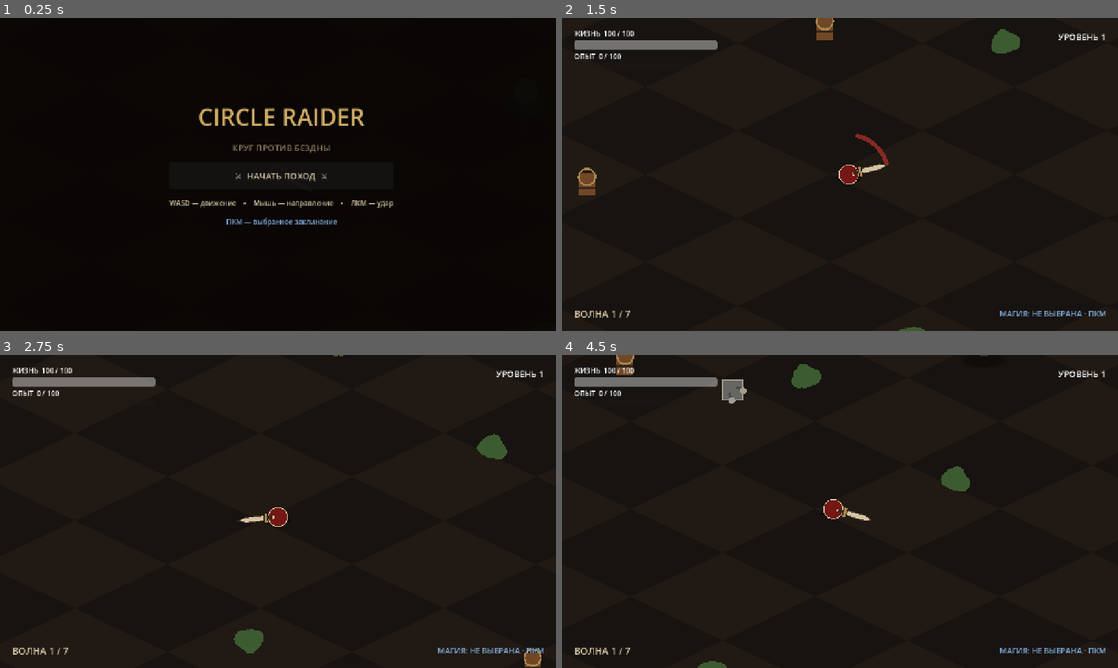
Above: before the commit, frames 1-4 (two rows, left to right).
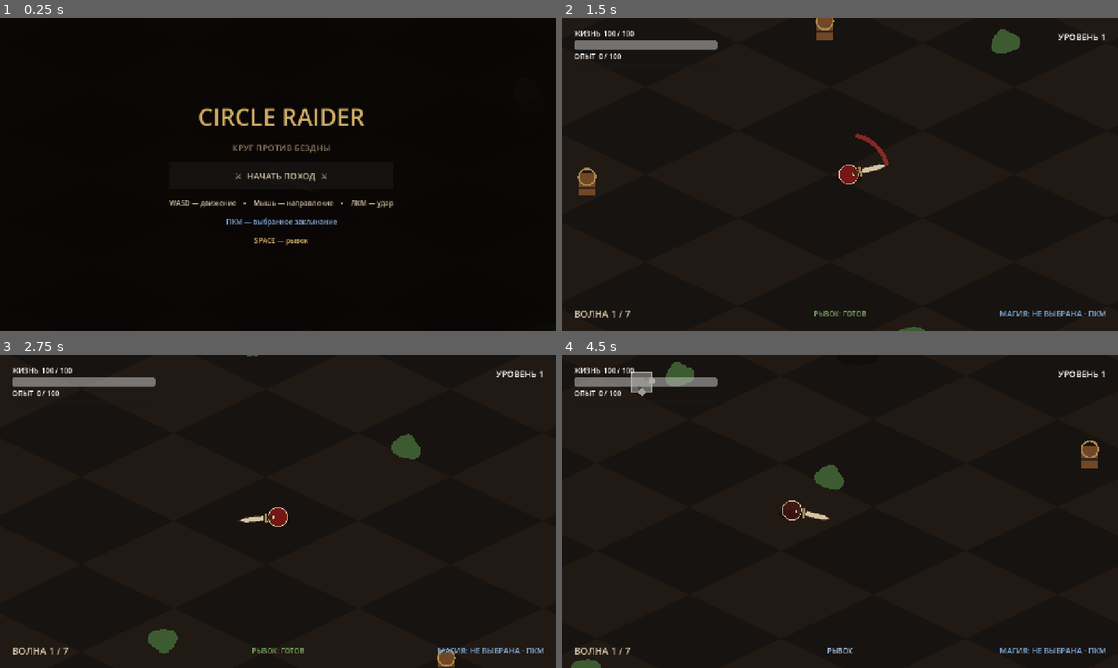
Above: after the commit, the same moments.

Repository: lollydragon666/testgame
Game: Godot game, scene res://scenes/main.tscn
Same seed, same stepped clock (60 frames per second), same inputs: the game is played once before the commit and once after it.
Inputs (mouse positions are in pixels of both pictures, inside the frame that each line leads up to):
- Up to frame 1 (0.25 s): no input
- Up to frame 2 (1.5 s): click "⚔ НАЧАТЬ ПОХОД ⚔" at 0.5 s; tap Enter at 1.25 s; move the mouse to (962, 158) at 1.27 s; hold D (move_right) from 1.28 s (still down); click (962, 158) at 1.35 s
- Up to frame 3 (2.75 s): tap Space (dash, bound only after the commit) at 1.55, 2.1 s; move the mouse to (166, 527) at 2.02 s; release D (move_right) at 2.03 s; hold S (move_down) from 2.03 s (still down); click (166, 527) at 2.3 s
- Up to frame 4 (4.5 s): move the mouse to (895, 442) at 2.77 s; release S (move_down) at 2.78 s; hold D (move_right) 2.78-3.53 s; click (895, 442) at 2.85 s; tap Space (dash, bound only after the commit) at 3.05, 4.35 s; move the mouse to (812, 574) at 3.52 s; hold W (move_up) 3.53-4.28 s; right-click (812, 574) at 3.6 s; click (812, 574) at 3.8 s; move the mouse to (1006, 558) at 4.27 s; hold A (move_left) from 4.28 s (still down)

The runs differ from the first frame. In frame 1, 0.1% of the frame differs, in the area x 45-56%, y 70-73%; in frame 2, 0.1%; in frame 3, 1.6%; in frame 4, 2.9%, in the area x 1-97%, y 0-100%.

Commit message:
feat: add player dash

Diff:
--- a/project.godot
+++ b/project.godot
@@ -54,6 +54,11 @@
 "events": [Object(InputEventMouseButton,"resource_local_to_scene":false,"resource_name":"","device":32,"window_id":0,"a …(253 unchanged characters)…
 ]
 }
+dash={
+"deadzone": 0.5,
+"events": [Object(InputEventKey,"resource_local_to_scene":false,"resource_name":"","device":16,"window_id":0,"alt_pressed":false,"shift_pressed":false,"ctrl_pressed":false,"meta_pressed":false,"pressed":false,"keycode":0,"physical_keycode":32,"key_label":0,"unicode":32,"location":0,"echo":false,"script":null)
+]
+}
 
 [layer_names]
 
--- a/scripts/main.gd
+++ b/scripts/main.gd
@@ -52,6 +52,7 @@
 	player.level_up_requested.connect(_on_level_up)
 	player.magic_cast_requested.connect(_spawn_player_magic)
 	player.magic_changed.connect(_on_magic_changed)
+	player.dash_status_changed.connect(_on_dash_status_changed)
 	player.died.connect(_on_player_died)
 	player.set_gameplay_active(false)
 
@@ -74,6 +75,7 @@
 	ui.set_experience(player.experience, player.experience_required, player.level)
 	ui.set_wave(1)
 	ui.set_magic(&"", 0)
+	ui.set_dash_status(0.0, PlayerHero.DASH_COOLDOWN, false)
 
 func _start_run() -> void:
 	get_tree().paused = false
@@ -301,6 +303,10 @@
 func _on_magic_changed(spell_kind: StringName, spell_level: int) -> void:
 	ui.set_magic(spell_kind, spell_level)
 
+func _on_dash_status_changed(cooldown_remaining: float, cooldown_duration: float, active: bool) -> void:
+	if ui != null:
+		ui.set_dash_status(cooldown_remaining, cooldown_duration, active)
+
 func _on_player_died() -> void:
 	_finish_run(false)
 
--- a/scripts/player/input_state.gd
+++ b/scripts/player/input_state.gd
@@ -7,6 +7,7 @@
 var aim_world := Vector2.RIGHT
 var attack_pressed := false
 var magic_pressed := false
+var dash_pressed := false
 
 func sample(player_screen_position: Vector2, mouse_screen_position: Vector2) -> void:
 	movement_screen = Input.get_vector("move_left", "move_right", "move_up", "move_down")
@@ -15,9 +16,11 @@
 		aim_world = IsoMath.world_direction_from_screen(mouse_delta)
 	attack_pressed = Input.is_action_just_pressed("attack")
 	magic_pressed = Input.is_action_just_pressed("cast_magic")
+	dash_pressed = Input.is_action_just_pressed("dash")
 
 func reset() -> void:
 	movement_screen = Vector2.ZERO
 	aim_world = Vector2.RIGHT
 	attack_pressed = false
 	magic_pressed = false
+	dash_pressed = false
--- a/scripts/player/player.gd
+++ b/scripts/player/player.gd
@@ -7,6 +7,13 @@
 signal level_up_requested(level: int)
 signal magic_cast_requested(spell_kind: StringName, origin: Vector2, direction: Vector2, damage: float, spell_level: int)
 signal magic_changed(spell_kind: StringName, spell_level: int)
+signal dash_status_changed(cooldown_remaining: float, cooldown_duration: float, active: bool)
+
+const DASH_DISTANCE := 165.0
+const DASH_COOLDOWN := 1.1
+const DASH_DURATION := 0.16
+const DASH_INVULNERABILITY := 0.18
+const DASH_COLLISION_STEP := 12.0
 
 ## Логическая позиция героя; Node2D.position содержит её изометрическую проекцию.
 var world_position := Vector2.ZERO
@@ -32,6 +39,11 @@
 var armor_damage_reduction := 0.0
 ## Локальный бонус радиуса магнита, не изменяющий общий WorldConfig.
 var magnet_range_bonus := 0.0
+var dash_cooldown_remaining := 0.0
+var dash_time_remaining := 0.0
+var dash_distance_remaining := 0.0
+var dash_direction := Vector2.RIGHT
+var is_dashing := false
 
 # Компоненты объявлены в player.tscn, а поведенческий скрипт только связывает их.
 @onready var movement: PlayerMovement = $Movement
@@ -71,25 +83,90 @@
 	attack.set_world_state(state)
 
 func set_gameplay_active(active: bool) -> void:
+	if not active:
+		_cancel_dash()
 	process_mode = Node.PROCESS_MODE_INHERIT if active else Node.PROCESS_MODE_DISABLED
 
 func _physics_process(delta: float) -> void:
 	if not is_alive or world_config == null:
 		return
 	invulnerability = maxf(0.0, invulnerability - delta)
+	dash_cooldown_remaining = maxf(0.0, dash_cooldown_remaining - delta)
 	input_state.sample(global_position, get_global_mouse_position())
 	aim_direction = input_state.aim_world
-	var previous_position := world_position
-	world_position = movement.step(delta, world_position, world_limit, input_state.movement_screen)
-	if world_state != null:
-		world_position = world_state.resolve_obstacle_motion(previous_position, world_position, collision_radius)
+	if input_state.dash_pressed:
+		try_start_dash(input_state.movement_screen)
+	if is_dashing:
+		_step_dash(delta)
+	else:
+		var previous_position := world_position
+		world_position = movement.step(delta, world_position, world_limit, input_state.movement_screen)
+		if world_state != null:
+			world_position = world_state.resolve_obstacle_motion(previous_position, world_position, collision_radius)
 	# Камера следует за героем, поэтому сам герой остаётся около центра экрана.
 	position = IsoMath.world_to_screen(world_position)
-	if input_state.attack_pressed:
+	if not is_dashing and input_state.attack_pressed:
 		attack.try_attack()
-	if input_state.magic_pressed:
+	if not is_dashing and input_state.magic_pressed:
 		magic.try_cast()
+	dash_status_changed.emit(dash_cooldown_remaining, DASH_COOLDOWN, is_dashing)
 	refresh_visual()
+
+func try_start_dash(movement_screen_input: Vector2 = Vector2.ZERO) -> bool:
+	if is_dashing or dash_cooldown_remaining > 0.0 or not is_alive or world_config == null:
+		return false
+	var requested_direction := aim_direction
+	if movement_screen_input.length_squared() > 0.0:
+		requested_direction = IsoMath.world_direction_from_screen(movement_screen_input)
+	if requested_direction.is_zero_approx():
+		return false
+	dash_direction = requested_direction.normalized()
+	dash_distance_remaining = DASH_DISTANCE
+	dash_time_remaining = DASH_DURATION
+	dash_cooldown_remaining = DASH_COOLDOWN
+	is_dashing = true
+	invulnerability = maxf(invulnerability, DASH_INVULNERABILITY)
+	movement.velocity = Vector2.ZERO
+	dash_status_changed.emit(dash_cooldown_remaining, DASH_COOLDOWN, true)
+	return true
+
+func _step_dash(delta: float) -> void:
+	if not is_dashing:
+		return
+	var dash_speed := DASH_DISTANCE / DASH_DURATION
+	var requested_distance := minf(dash_distance_remaining, dash_speed * delta)
+	var step_count := maxi(1, ceili(requested_distance / DASH_COLLISION_STEP))
+	var step_distance := requested_distance / float(step_count)
+	for _step_index in step_count:
+		var previous_position := world_position
+		var candidate := (world_position + dash_direction * step_distance).clamp(
+			Vector2.ONE * -world_limit,
+			Vector2.ONE * world_limit
+		)
+		if world_state != null:
+			candidate = world_state.resolve_obstacle_motion(world_position, candidate, collision_radius)
+		var moved_distance := previous_position.distance_to(candidate)
+		if moved_distance <= 0.001:
+			_finish_dash()
+			break
+		world_position = candidate
+		dash_distance_remaining = maxf(0.0, dash_distance_remaining - moved_distance)
+		if world_position.x <= -world_limit or world_position.x >= world_limit or world_position.y <= -world_limit or world_position.y >= world_limit:
+			_finish_dash()
+			break
+	dash_time_remaining = maxf(0.0, dash_time_remaining - delta)
+	if is_dashing and (dash_time_remaining <= 0.0 or dash_distance_remaining <= 0.001):
+		_finish_dash()
+
+func _finish_dash() -> void:
+	is_dashing = false
+	dash_time_remaining = 0.0
+	dash_distance_remaining = 0.0
+	movement.velocity = Vector2.ZERO
+
+func _cancel_dash() -> void:
+	_finish_dash()
+	dash_status_changed.emit(dash_cooldown_remaining, DASH_COOLDOWN, false)
 
 func experience_magnet_range() -> float:
 	return attack.attack_reach + world_config.pickup_magnet_extra_range + magnet_range_bonus
@@ -176,6 +253,11 @@
 	haste_cooldown_multiplier = 1.0
 	armor_damage_reduction = 0.0
 	magnet_range_bonus = 0.0
+	dash_cooldown_remaining = 0.0
+	dash_time_remaining = 0.0
+	dash_distance_remaining = 0.0
+	dash_direction = Vector2.RIGHT
+	is_dashing = false
 	movement.speed = 195.0
 	movement.reset()
 	attack.reset()
@@ -184,6 +266,7 @@
 	hurtbox.set_collision_radius(collision_radius)
 	health_changed.emit(health, max_health)
 	experience_changed.emit(experience, experience_required, level)
+	dash_status_changed.emit(0.0, DASH_COOLDOWN, false)
 	refresh_visual()
 
 func refresh_visual() -> void:
--- a/scripts/ui/game_ui.gd
+++ b/scripts/ui/game_ui.gd
@@ -24,6 +24,7 @@
 var wave_label: Label
 var level_label: Label
 var magic_label: Label
+var dash_label: Label
 var game_over_title: Label
 var upgrade_buttons: Dictionary[StringName, Button] = {}
 var upgrade_delay_timer: Timer
@@ -91,6 +92,11 @@
 	magic_controls.horizontal_alignment = HORIZONTAL_ALIGNMENT_CENTER
 	magic_controls.add_theme_color_override("font_color", Color("7fa9d8"))
 	box.add_child(magic_controls)
+	var dash_controls := Label.new()
+	dash_controls.text = "SPACE — рывок"
+	dash_controls.horizontal_alignment = HORIZONTAL_ALIGNMENT_CENTER
+	dash_controls.add_theme_color_override("font_color", Color("d0ad64"))
+	box.add_child(dash_controls)
 
 func _build_hud() -> void:
 	hud = Control.new()
@@ -159,6 +165,19 @@
 	magic_label.add_theme_color_override("font_color", Color("7fa9d8"))
 	bottom_right.add_child(magic_label)
 
+	var bottom_center := MarginContainer.new()
+	bottom_center.name = "BottomCenterContainer"
+	bottom_center.set_anchors_preset(Control.PRESET_CENTER_BOTTOM)
+	bottom_center.offset_left = -110.0
+	bottom_center.offset_top = -55.0
+	bottom_center.offset_right = 110.0
+	bottom_center.offset_bottom = -24.0
+	hud.add_child(bottom_center)
+	dash_label = Label.new()
+	dash_label.horizontal_alignment = HORIZONTAL_ALIGNMENT_CENTER
+	dash_label.add_theme_font_size_override("font_size", 16)
+	bottom_center.add_child(dash_label)
+
 func _build_upgrade_panel() -> void:
 	upgrade_panel = ColorRect.new()
 	upgrade_panel.color = _panel_color()
@@ -313,3 +332,14 @@
 		return
 	var short_name := definition.display_name.get_slice(" — ", 0)
 	magic_label.text = "МАГИЯ: %s · УР. %d · ПКМ" % [short_name, spell_level]
+
+func set_dash_status(cooldown_remaining: float, _cooldown_duration: float, active: bool) -> void:
+	if active:
+		dash_label.text = "РЫВОК"
+		dash_label.add_theme_color_override("font_color", Color("b9dcff"))
+	elif cooldown_remaining <= 0.0:
+		dash_label.text = "РЫВОК: ГОТОВ"
+		dash_label.add_theme_color_override("font_color", Color("7fb069"))
+	else:
+		dash_label.text = "РЫВОК: %.1fс" % cooldown_remaining
+		dash_label.add_theme_color_override("font_color", Color("8f7c61"))
--- /dev/null
+++ b/tests/test_player_dash.gd
@@ -0,0 +1,90 @@
+extends SceneTree
+
+const CONFIG: WorldConfig = preload("res://resources/world_config.tres")
+const CONTENT: GameContent = preload("res://resources/game_content.tres")
+const PLAYER_SCENE := preload("res://scenes/player/player.tscn")
+
+func _initialize() -> void:
+	call_deferred("_run")
+
+func _require(condition: bool, message: String) -> void:
+	if condition:
+		return
+	push_error(message)
+	quit(1)
+
+func _run() -> void:
+	_require(is_equal_approx(PlayerHero.DASH_DISTANCE, 165.0), "Dash distance changed from 165")
+	_require(is_equal_approx(PlayerHero.DASH_COOLDOWN, 1.1), "Dash cooldown changed from 1.1")
+	_require(is_equal_approx(PlayerHero.DASH_DURATION, 0.16), "Dash duration changed from 0.16")
+	_require(is_equal_approx(PlayerHero.DASH_INVULNERABILITY, 0.18), "Dash invulnerability changed from 0.18")
+	_require(InputMap.has_action("dash"), "Dash Input Map action is missing")
+	var has_space := false
+	for event in InputMap.action_get_events("dash"):
+		var key_event := event as InputEventKey
+		if key_event != null and key_event.physical_keycode == KEY_SPACE:
+			has_space = true
+	_require(has_space, "Dash action is not bound to Space")
+
+	var player := PLAYER_SCENE.instantiate() as PlayerHero
+	player.configure_world(CONFIG)
+	player.configure_content(CONTENT)
+	root.add_child(player)
+	await process_frame
+	player.set_physics_process(false)
+	var state := WorldState.new()
+	state.configure(CONFIG)
+	root.add_child(state)
+	player.set_combat_registry(state)
+
+	player.aim_direction = Vector2.RIGHT
+	_require(player.try_start_dash(), "Ready dash did not start")
+	var fixed_direction := player.dash_direction
+	player.aim_direction = Vector2.UP
+	player._step_dash(PlayerHero.DASH_DURATION)
+	_require(is_equal_approx(player.world_position.x, PlayerHero.DASH_DISTANCE), "Dash did not cover its configured distance")
+	_require(is_equal_approx(player.world_position.y, 0.0), "Dash direction changed after start")
+	_require(fixed_direction == Vector2.RIGHT, "Dash did not use aim_direction without movement input")
+	_require(not player.try_start_dash(), "Cooldown allowed an immediate second dash")
+
+	player.reset_run()
+	_require(is_equal_approx(player.dash_cooldown_remaining, 0.0) and not player.is_dashing, "reset_run did not reset dash state")
+	var expected_movement_direction := IsoMath.world_direction_from_screen(Vector2.UP)
+	_require(player.try_start_dash(Vector2.UP), "Movement-directed dash did not start")
+	_require(player.dash_direction.is_equal_approx(expected_movement_direction), "Held movement did not override aim direction")
+	player._finish_dash()
+
+	player.reset_run()
+	var obstacle_definition := PropDefinition.new()
+	obstacle_definition.id = &"dash_test_obstacle"
+	obstacle_definition.collision_radius = 30.0
+	obstacle_definition.visual_radius = 30.0
+	obstacle_definition.destructible = false
+	var obstacle := WorldProp.new()
+	obstacle.setup(obstacle_definition, Vector2(80.0, 0.0))
+	root.add_child(obstacle)
+	state.register_world_prop(obstacle)
+	player.aim_direction = Vector2.RIGHT
+	_require(player.try_start_dash(), "Obstacle test dash did not start")
+	player._step_dash(PlayerHero.DASH_DURATION)
+	_require(player.world_position.x < obstacle.world_position.x, "Dash crossed an obstacle")
+	_require(player.world_position.distance_to(obstacle.world_position) >= player.collision_radius + obstacle.collision_radius - 0.01, "Dash ended inside an obstacle")
+
+	player.reset_run()
+	player.world_position = Vector2(CONFIG.world_limit - 40.0, 0.0)
+	player.aim_direction = Vector2.RIGHT
+	_require(player.try_start_dash(), "Boundary test dash did not start")
+	player._step_dash(PlayerHero.DASH_DURATION)
+	_require(player.world_position.x <= CONFIG.world_limit, "Dash moved the player beyond world_limit")
+
+	player.reset_run()
+	player.aim_direction = Vector2.RIGHT
+	var health_before := player.health
+	_require(player.try_start_dash(), "Invulnerability test dash did not start")
+	player.take_damage(50.0)
+	_require(is_equal_approx(player.health, health_before), "Player took damage during dash invulnerability")
+	player.set_gameplay_active(false)
+	_require(not player.is_dashing, "Dash continued after gameplay was disabled")
+
+	print("PLAYER DASH PASS")
+	quit()
Not shown, added: tests/test_player_dash.gd.uid
